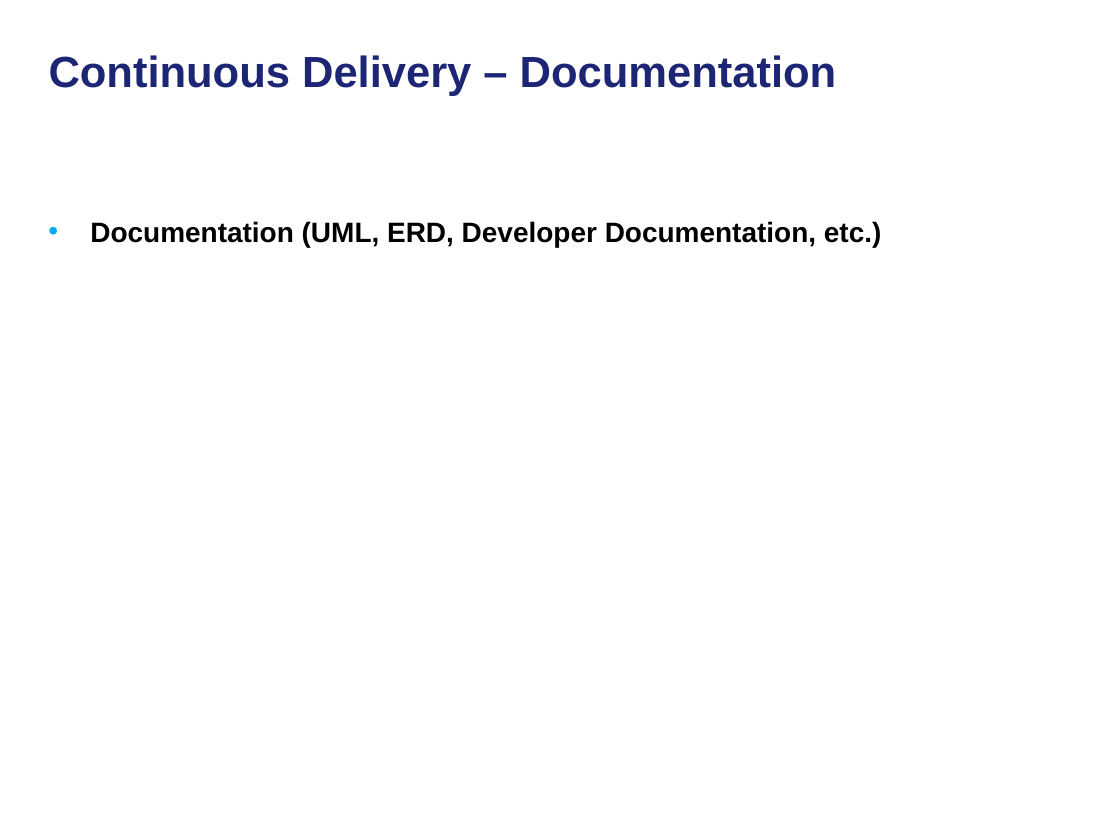
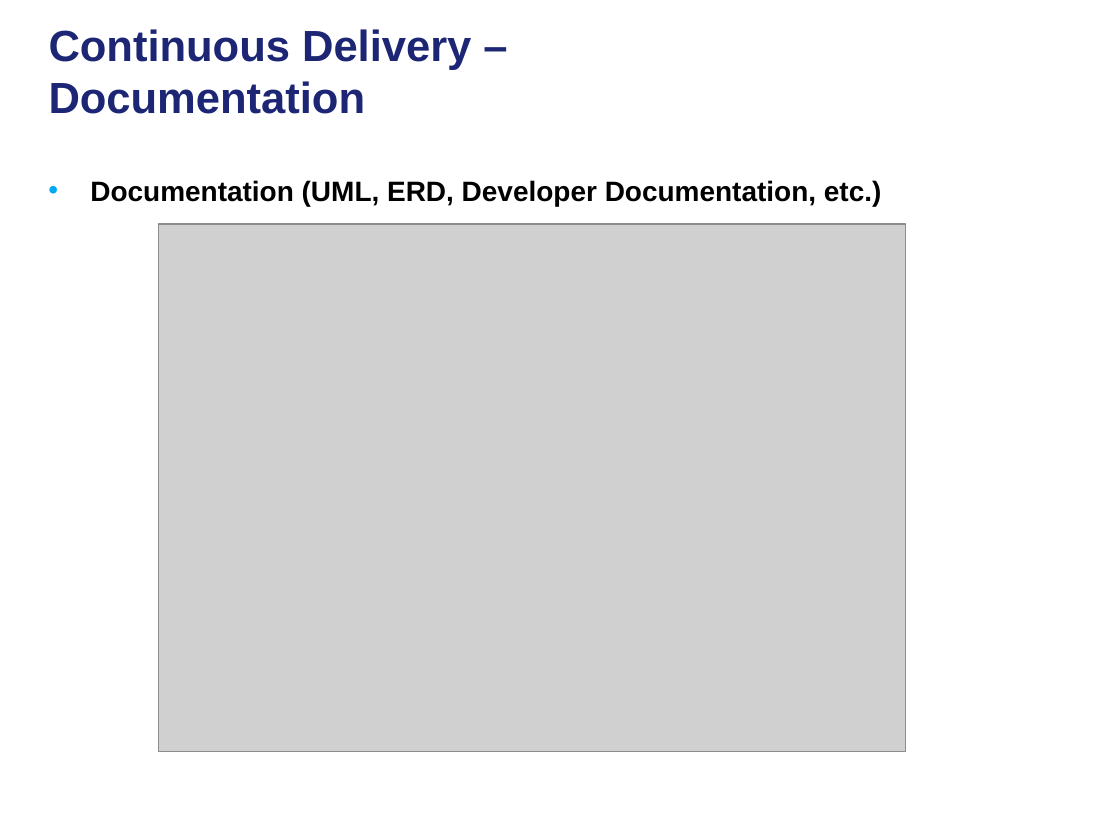
Before and after one commit to NCIP/automation, a slide deck: slide 14 of docs/continuous-delivery-caehr.ppt (slide 13 before the commit). Drawn at 1120x840 pixels with LibreOffice and Linux fonts; fonts in the diff are those of the drawing; grey boxes stand for pictures; background and template pictures are left out. Boxes give left, top, right and bottom in pixels: in the first picture for what was removed or moved away, otherwise in the second. Text is boxed around its words. In the diff, an @@ line names an element or a change of style, - is before the commit and + after.

```diff
--- a/docs/continuous-delivery-caehr.ppt
+++ b/docs/continuous-delivery-caehr.ppt
@@ title "Continuous Delivery – Documentation" rewrapped from <box>49,55,837,96</box> to <box>49,29,471,114</box> @@
@@ text "Documentation (UML, ERD, Developer Documentation, ...": place and size @@
-text "Documentation (UML, ERD, Developer Documentation, ..." at <box>90,221,882,247</box>
+text "Documentation (UML, ERD, Developer Documentation, ..." at <box>90,180,882,206</box>
@@ picture added at <box>159,224,906,752</box> @@
```
Also in this commit, not shown: 16 other slides changed, 3 slides added.
